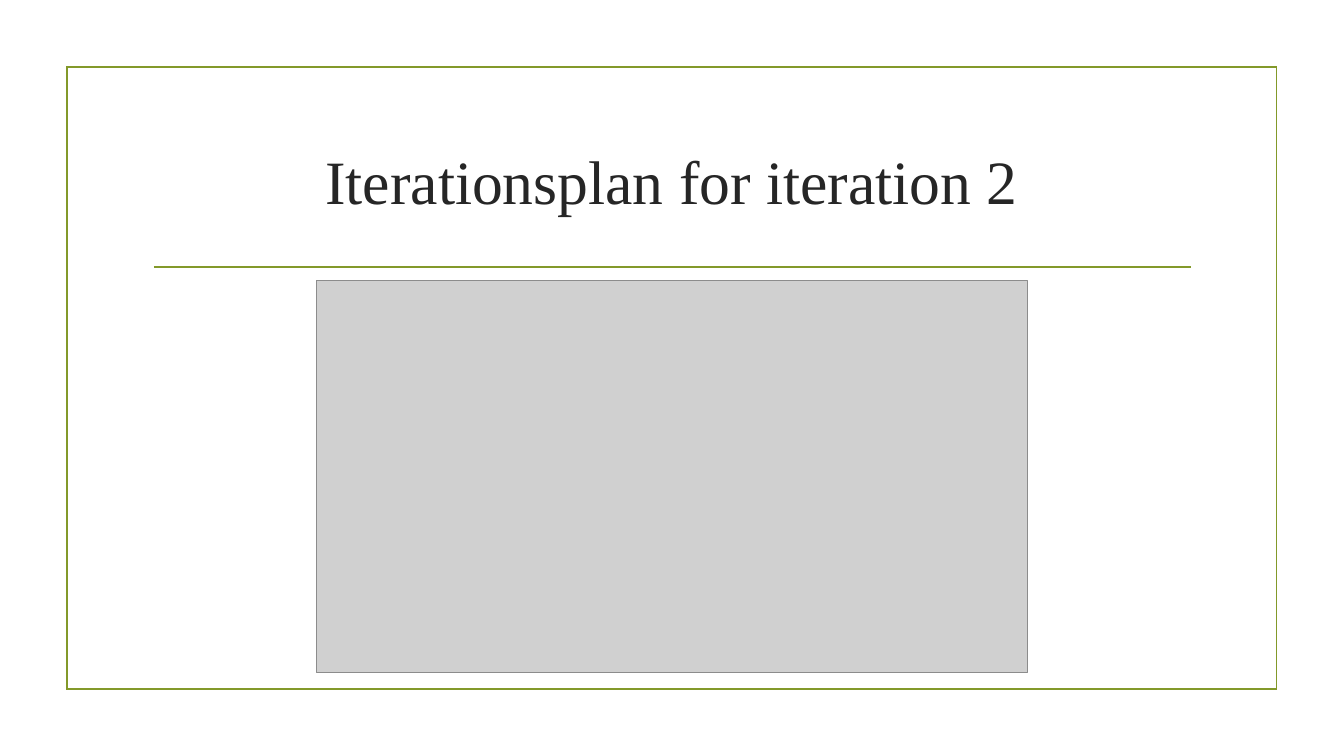
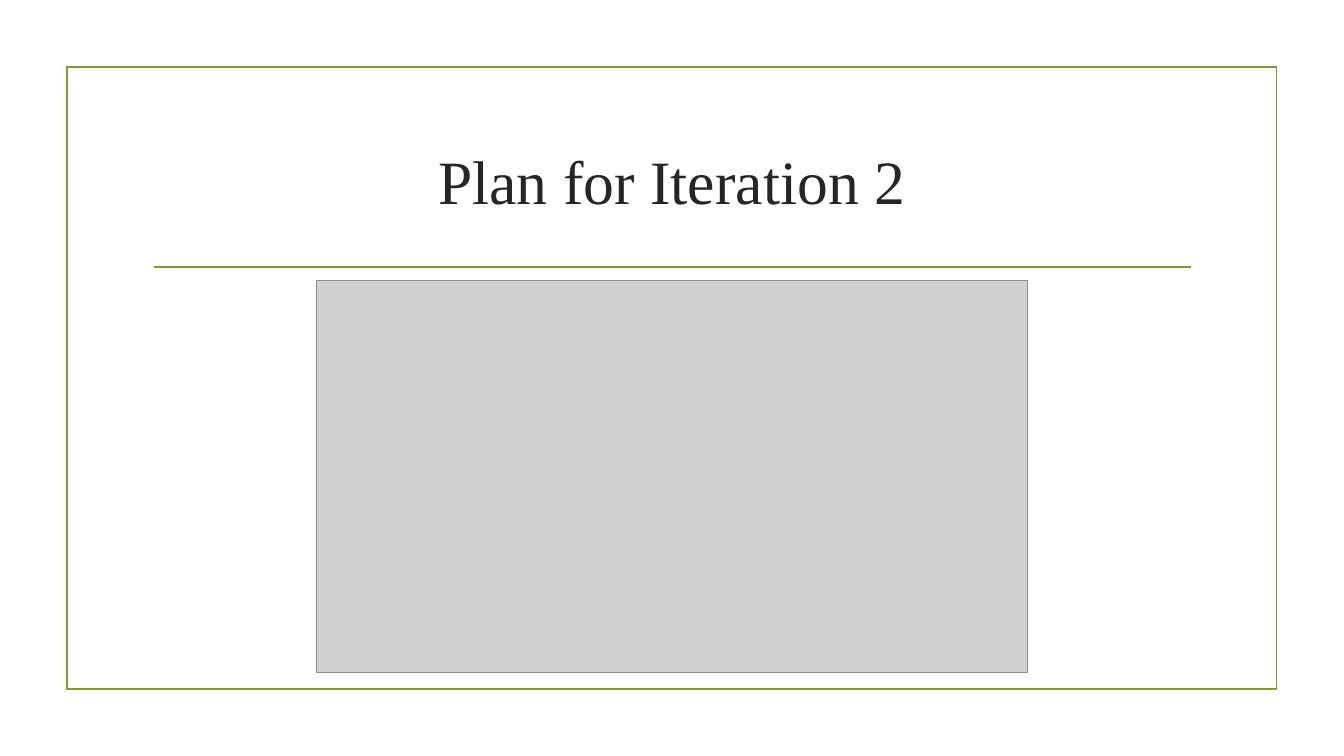
Before and after one commit to LHEKDMU14EksamensProjekt2Sem/DMU14EksamensProjekt2sem, a slide deck: slide 5 of 08-Project-Management/Milepæl A præsentation.pptx. Drawn at 1344x756 pixels with LibreOffice and Linux fonts; fonts in the diff are those of the drawing; grey boxes stand for pictures; background and template pictures are left out. Boxes give left, top, right and bottom in pixels: in the first picture for what was removed or moved away, otherwise in the second. Text is boxed around its words. In the diff, an @@ line names an element or a change of style, - is before the commit and + after.

```diff
--- a/08-Project-Management/Milepæl A præsentation.pptx
+++ b/08-Project-Management/Milepæl A præsentation.pptx
@@ title at [438,160,905,205]: text changed @@
-Iterationsplan for iteration 2
+Plan for Iteration 2
```
Also in this commit, not shown: 3 other slides changed.
